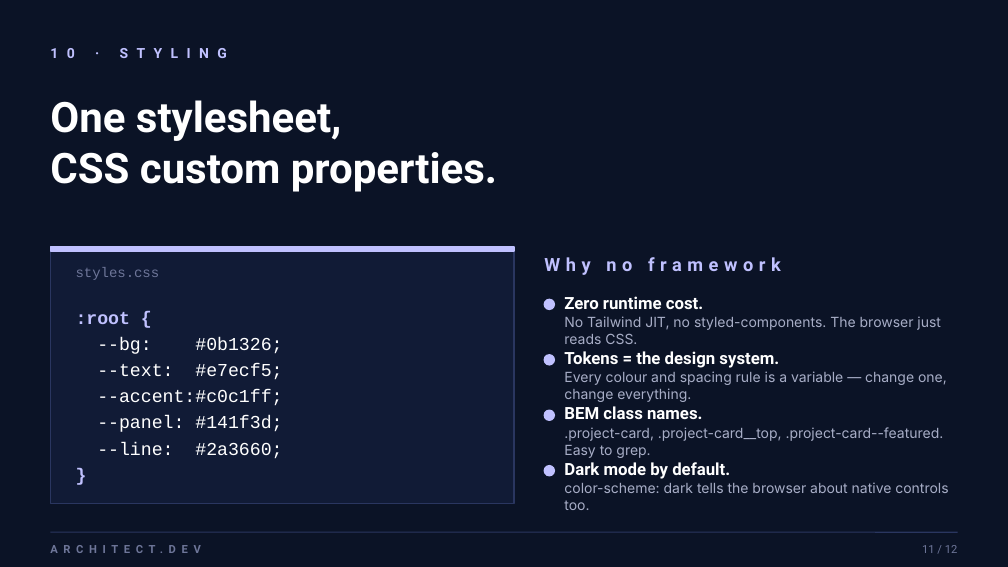
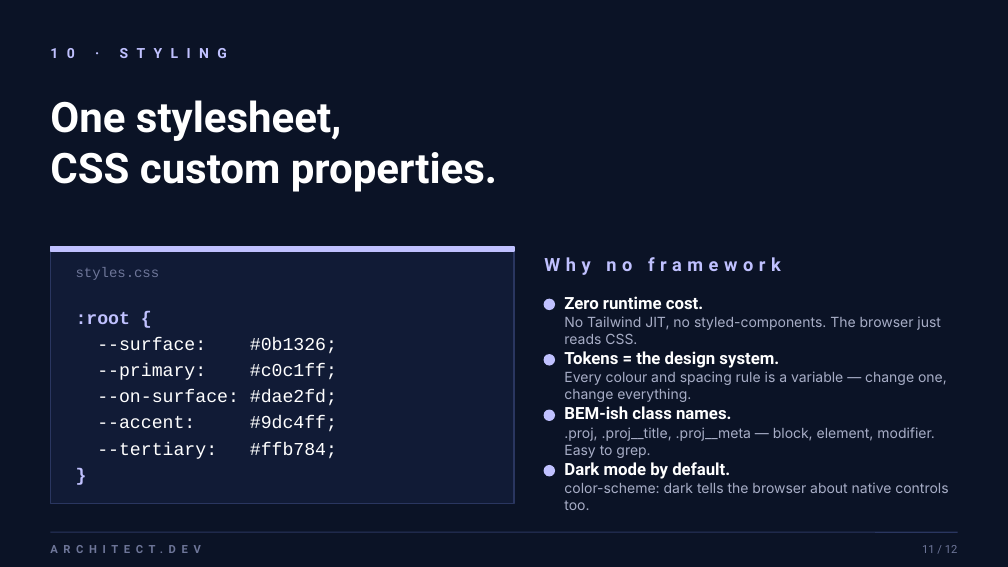
Before and after one commit to gusbo9233/gusbo9233.portfolio.io, a slide deck: slide 11 of Architect-Dev-Presentation.pptx. Drawn at 1008x567 pixels with LibreOffice and Linux fonts; fonts in the diff are those of the drawing. Boxes give left, top, right and bottom in pixels: in the first picture for what was removed or moved away, otherwise in the second. Text is boxed around its words. In the diff, an @@ line names an element or a change of style, - is before the commit and + after.

```diff
--- a/Architect-Dev-Presentation.pptx
+++ b/Architect-Dev-Presentation.pptx
@@ text at (97,338,337,459): text changed @@
---bg: #0b1326;
---text: #e7ecf5;
---accent:#c0c1ff;
---panel: #141f3d;
---line: #2a3660;
+--surface: #0b1326;
+--primary: #c0c1ff;
+--on-surface: #dae2fd;
+--accent: #9dc4ff;
+--tertiary: #ffb784;
@@ text at (564,406,731,419): text changed @@
-BEM class names.
+BEM-ish class names.
@@ text at (564,427,935,458): text changed @@
-.project-card, .project-card__top, .project-card--featured. Easy to grep.
+.proj, .proj__title, .proj__meta — block, element, modifier. Easy to grep.
```
Also in this commit, not shown: 8 other slides changed, 1 slide added, 1 slide removed, 8 other files.
